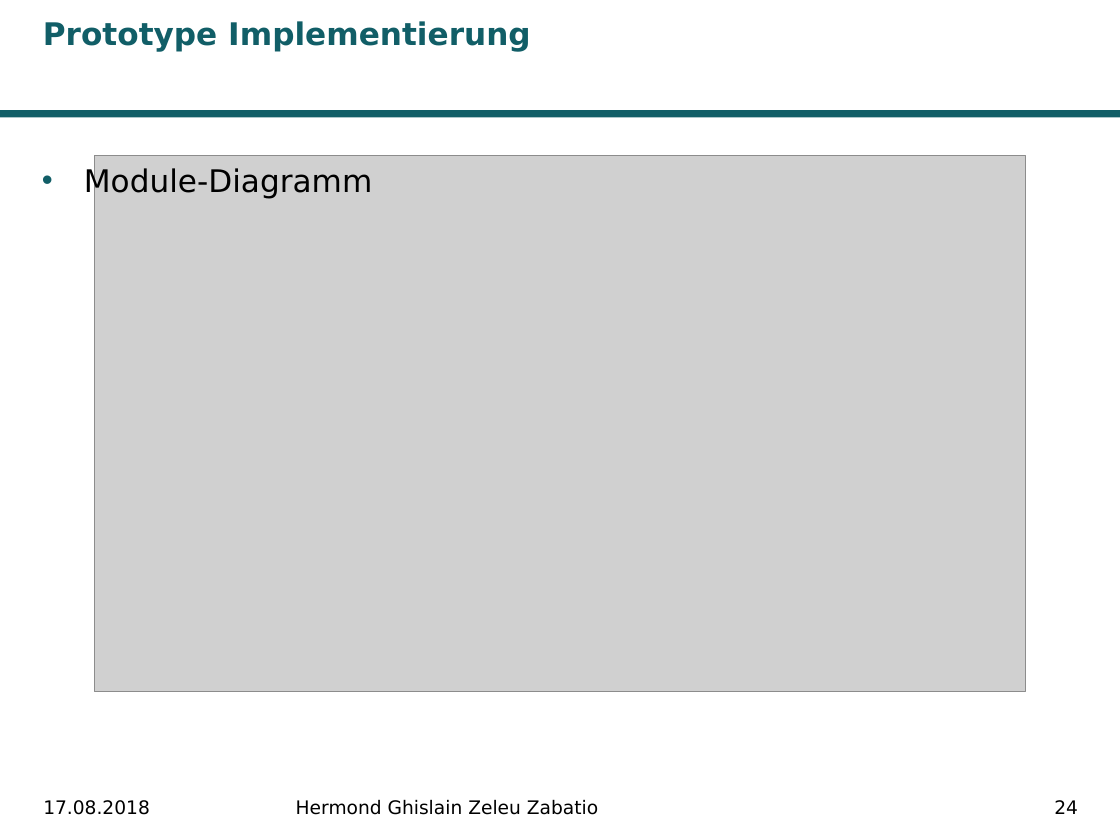
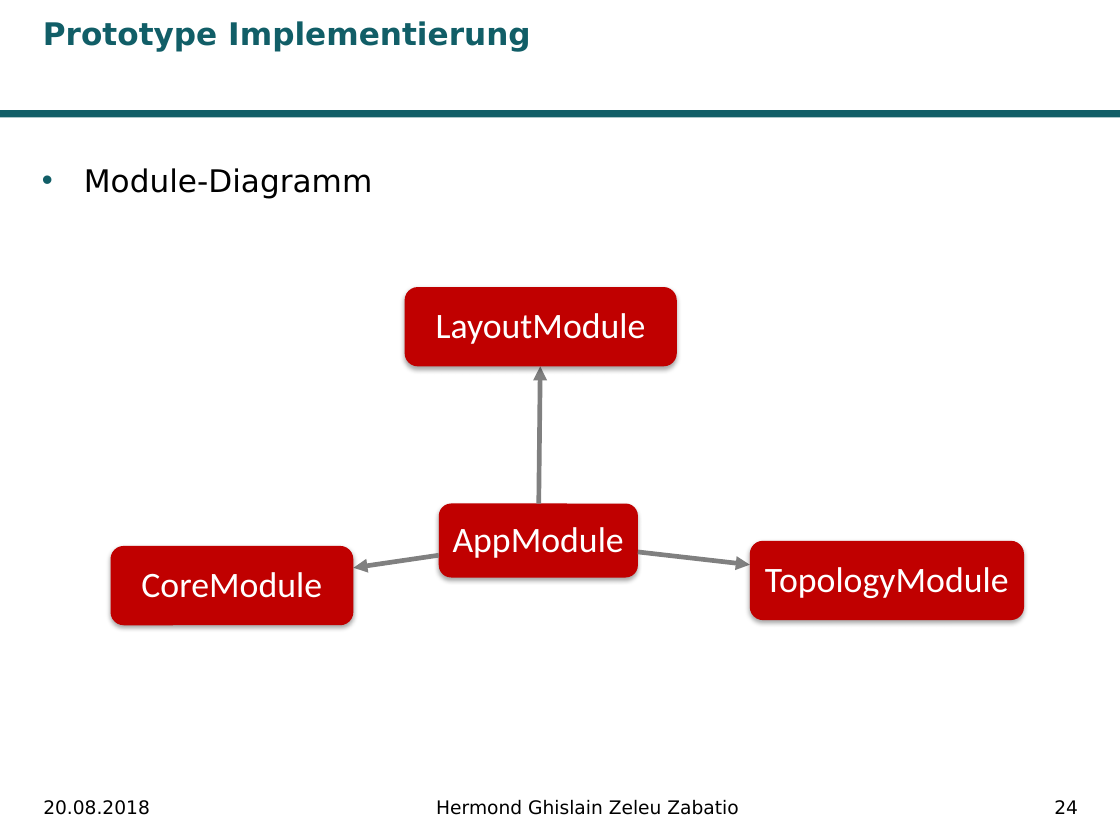
Before and after one commit to Ghislain1/zoe-fb-app, a slide deck: slide 24 of Master-Abschluss.pptx. Drawn at 1120x840 pixels with LibreOffice and Linux fonts; fonts in the diff are those of the drawing; grey boxes stand for pictures; background and template pictures are left out. Boxes give left, top, right and bottom in pixels: in the first picture for what was removed or moved away, otherwise in the second. Text is boxed around its words. In the diff, an @@ line names an element or a change of style, - is before the commit and + after.

```diff
--- a/Master-Abschluss.pptx
+++ b/Master-Abschluss.pptx
@@ picture removed at box(94, 156, 1025, 692) @@
@@ group added at box(111, 287, 1024, 625): 4 rounded rectangles, 4 texts, 3 freeform shapes @@
+AppModule
+LayoutModule
+TopologyModule
+CoreModule
@@ text at box(43, 800, 150, 815): text changed @@
-17.08.2018
+20.08.2018
@@ text "Hermond Ghislain Zeleu Zabatio" at box(436, 799, 738, 815): alignment left to centre @@
```
Also in this commit, not shown: 28 other slides changed, 1 other file.
